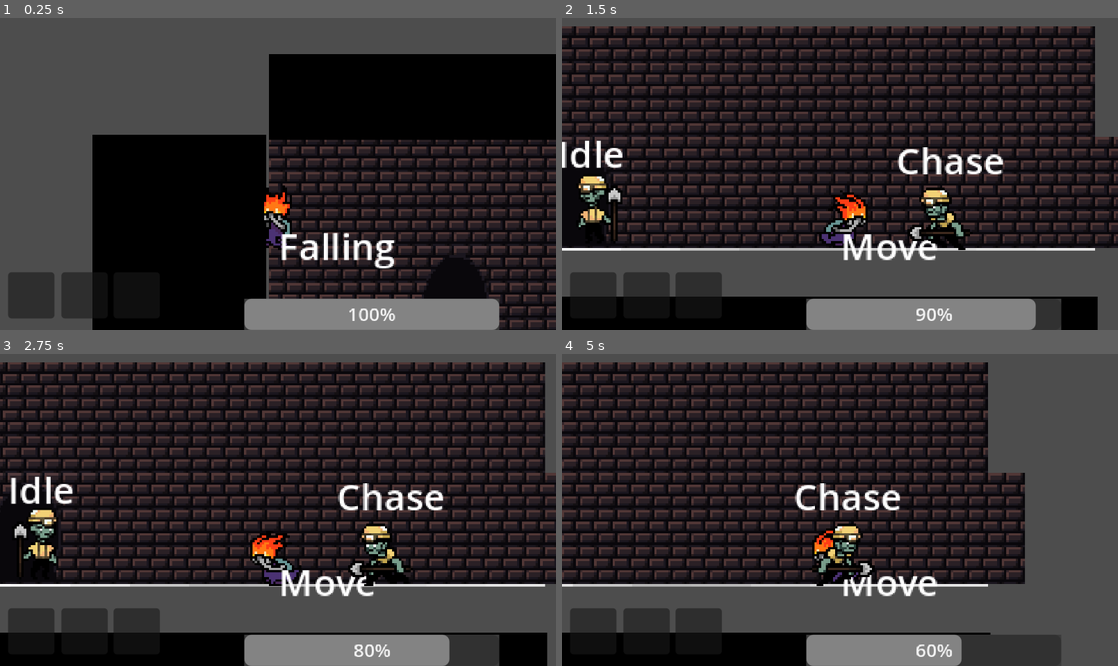
Above: before the commit, frames 1-4 (two rows, left to right).
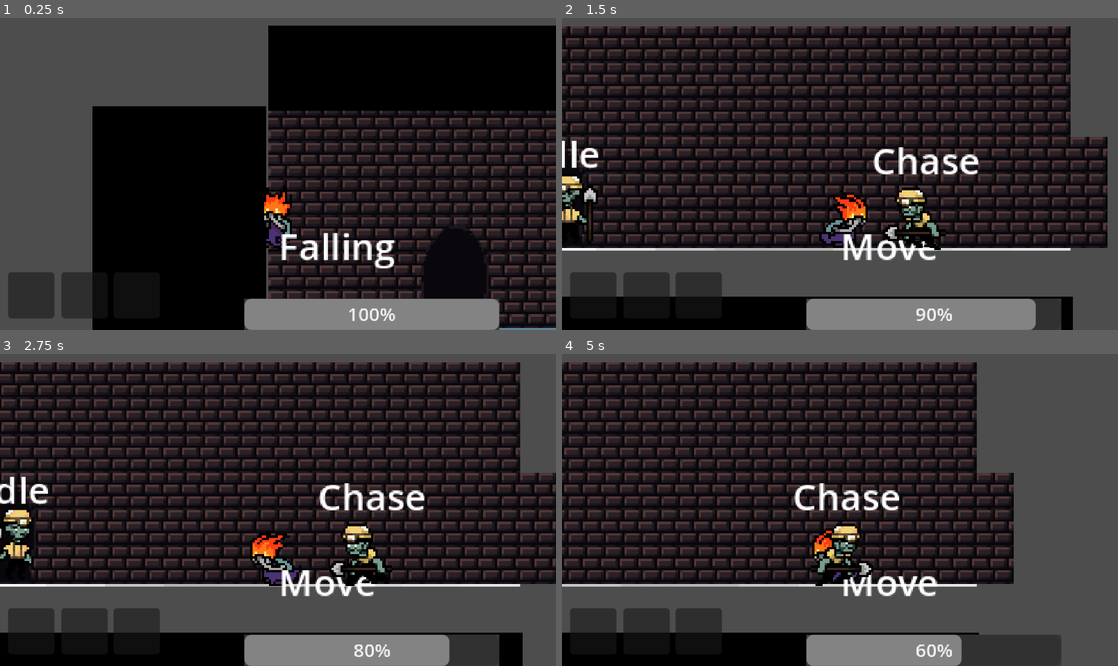
Above: after the commit, the same moments.

Repository: zerqora/Ray-Dungeon-Crawler
Game: Godot game, scene res://world/dungeon.tscn
Two runs of this game, one before a commit and one after it. Both use one fixed random seed, a clock stepped at 60 frames per second and the inputs below.
Inputs (mouse positions are in pixels of both pictures, inside the frame that each line leads up to):
- Up to frame 1 (0.25 s): no input
- Up to frame 2 (1.5 s): move the mouse to (962, 158) at 0.52 s; hold D (RIGHT) from 0.53 s (still down); click (962, 158) at 0.6 s; tap Space (DASH) at 0.8, 1.35 s; tap E (INTERACT) at 1.25 s; move the mouse to (728, 189) at 1.27 s
- Up to frame 3 (2.75 s): click (166, 525) at 1.55 s; move the mouse to (333, 441) at 2.02 s; release D (RIGHT) at 2.03 s; hold A (LEFT) from 2.03 s (still down); click (333, 441) at 2.1 s; tap Space (DASH) at 2.3 s
- Up to frame 4 (5 s): move the mouse to (812, 572) at 2.77 s; release A (LEFT) at 2.78 s; hold D (RIGHT) 2.78-4.28 s; tap Space (DASH) at 2.85, 3.8 s; click (812, 572) at 3.05 s; move the mouse to (1006, 556) at 3.52 s; tap E (INTERACT) at 3.6 s; move the mouse to (673, 463) at 4.27 s; hold A (LEFT) from 4.28 s (still down); click (673, 463) at 4.35 s

The runs differ from the first frame. In frame 1, 24% of the frame differs, in the area x 16-100%, y 2-100%; in frame 2, 24%, in the area x 0-100%, y 2-100%; in frame 3, 24%; in frame 4, 17%.

Commit message:
dash fixed again

Diff:
--- a/player/charge_dash.gd
+++ b/player/charge_dash.gd
@@ -17,27 +17,28 @@
 	owner.velocity = Vector2(0,0)
 	owner.velocity.x = direction * speed * delta
 	_handle_input()
-	change_direction(1 if find_direction_to_mouse(owner.get_global_mouse_position()).x > 0 else -1)
 	if !owner.is_on_floor():
 		# Player is still in the air, cannot charge a dash
 		finished.emit(neighboring_nodes[0], this_data)
 	if mouse_located:
 		# Player clicked to where they wanted to dash, set the velocity towards the mouse
-		owner.velocity = find_direction_to_mouse(mouse_position) * 250
-		mouse_located = false
+		owner.velocity.x = find_direction_to_mouse(mouse_position) * this_data["stats"].speed * 3 * delta
+		# Exit to the dash state
+		finished.emit(neighboring_nodes[0], this_data)
 	owner.move_and_slide()
 
 func _handle_input() -> void:
-
+	find_direction_to_mouse(owner.get_global_mouse_position())
 	if Input.is_action_just_pressed("ATTACK"):
 		mouse_located = true
 		mouse_position = owner.get_global_mouse_position()
-		# Exit to the dash state
-		finished.emit(neighboring_nodes[0], this_data)
+
 		#print("mouse located")
 
-# Should make Ray move to wherever the mouse is, including the angle.
-func find_direction_to_mouse(mouse_position : Vector2) -> Vector2:
+func find_direction_to_mouse(mouse_position : Vector2) -> int:
 	var mouse_direction : Vector2 = owner.global_position.direction_to(mouse_position).normalized()
 	change_direction(1 if mouse_direction.x > 0 else -1)
-	return mouse_direction
+	return direction
+
+func exit(next_state : State) -> void:
+	mouse_located = false
--- a/player/dash.gd
+++ b/player/dash.gd
@@ -6,11 +6,13 @@
 var timer : float = 0
 ## Timer that is
 var force_timer : float = 0
-var applied_force_duration : float = .5
+var applied_force_duration : float = .05
 var dash_duration : float = .5
 var acceleration : float = 500
+var knockback : int = 6000
+var friction = .9
+var collided : bool = false
 
-var collided : bool = false
 @export var hitbox : Area2D
 
 func enter(data : Dictionary = {}) -> void:
@@ -24,17 +26,19 @@
 	# Connect the hitbox signal so that on collision during this time, Ray is affected by an upward force.
 	if !hitbox.area_entered.is_connected(on_collision):
 		hitbox.area_entered.connect(on_collision)
-	# Timer runs when the collision has occured
+	# Edit the velocities when Ray should be in the air after collision
 	if collided:
+		# Timer runs when the collision has occured
 		force_timer += delta
+		owner.velocity.y = upward_force * delta
+		owner.velocity.x += knockback * (-1 if this_data["animation"].flip_h == true else 1) * delta
+	owner.move_and_slide()
+
 	# When the upwards force duration has been met, exit to the falling state
 	if force_timer > applied_force_duration:
 		finished.emit(neighboring_nodes[0], this_data)
-	else:
-		owner.velocity.move_toward(owner.velocity, acceleration * timer)
-		owner.velocity.y = upward_force * delta
-		owner.move_and_slide()
-	# Dash ran out of time, exit to the falling state for safety. Falling state will emit to the idle state immediately if not in air
+		return
+	# Dash ran out of time, exit to the falling state for code safety. Falling state will emit to the idle state immediately if not in air
 	if timer > dash_duration:
 		finished.emit(neighboring_nodes[0], this_data)
 
@@ -43,7 +47,7 @@
 	# the player data should hold a key to a streak value, which when it increases, it divides the upward force.
 	# streak should decrease at some point (or reset)
 	if area == SightLine: return
-	upward_force = -10000
+	upward_force = -14000
 	collided = true
 	print("collided while dashing.")
 
--- a/player/falling_state.gd
+++ b/player/falling_state.gd
@@ -7,10 +7,12 @@
 	if owner.is_on_floor():
 		# Exit to idle state
 		finished.emit(neighboring_nodes[0], this_data)
-	if Input.is_action_pressed("LEFT"):
+	if Input.is_action_just_released("LEFT") || Input.is_action_just_released("RIGHT"):
+		change_direction(0)
+	elif Input.is_action_pressed("LEFT"):
 		change_direction(-1)
-	if Input.is_action_pressed("RIGHT"):
+	elif Input.is_action_pressed("RIGHT"):
 		change_direction(1)
-	owner.velocity.y = 5000 * delta
-	owner.velocity.x = direction * (this_data["stats"].speed / 2) * delta
+	owner.velocity.y += 1000 * delta
+	owner.velocity.x += direction * (this_data["stats"].speed / 10) * delta
 	owner.move_and_slide()
--- a/player/player_state_machine.gd
+++ b/player/player_state_machine.gd
@@ -46,7 +46,7 @@
 	var cancelled_out_direction : bool = Input.is_action_pressed("LEFT") and Input.is_action_pressed("RIGHT")
 	if state != $Falling && Input.is_action_just_pressed("DASH"):
 		state.finished.emit($ChargeDash, state.this_data)
-	if Input.is_action_just_released("DASH"):
+	if state != $Dash && Input.is_action_just_released("DASH"):
 		state.finished.emit($Idle, state.this_data)
 	if state != $Dash && state != $ChargeDash:
 		if !owner.is_on_floor():
--- a/scripts/player.gd
+++ b/scripts/player.gd
@@ -5,7 +5,8 @@
 	"FlameFist" = $FlameFist
 }
 @onready var attack_cooldowns = {
-	"FlameFist" = $FlameFist/Cooldown
+	"FlameFist" = $FlameFist/Cooldown,
+	"Dash" = null
 }
 
 @onready var animation = $Sprite2D
